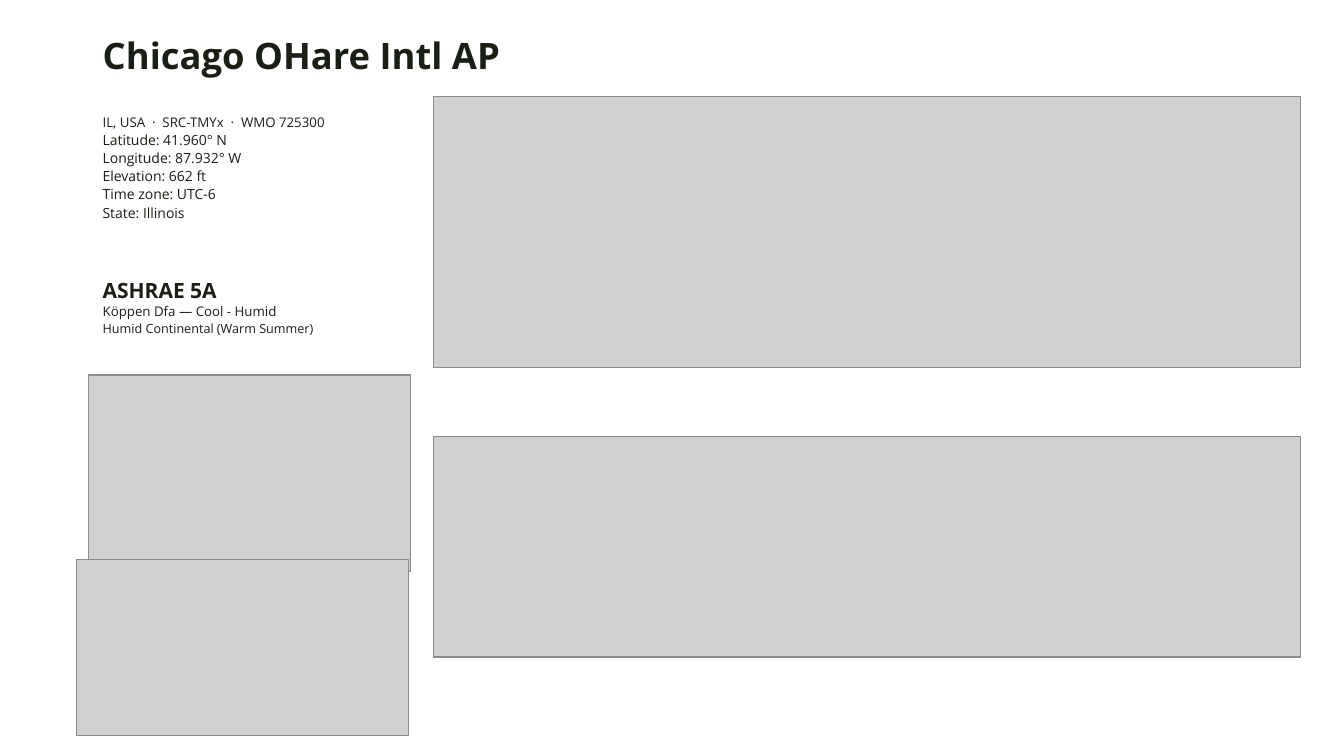
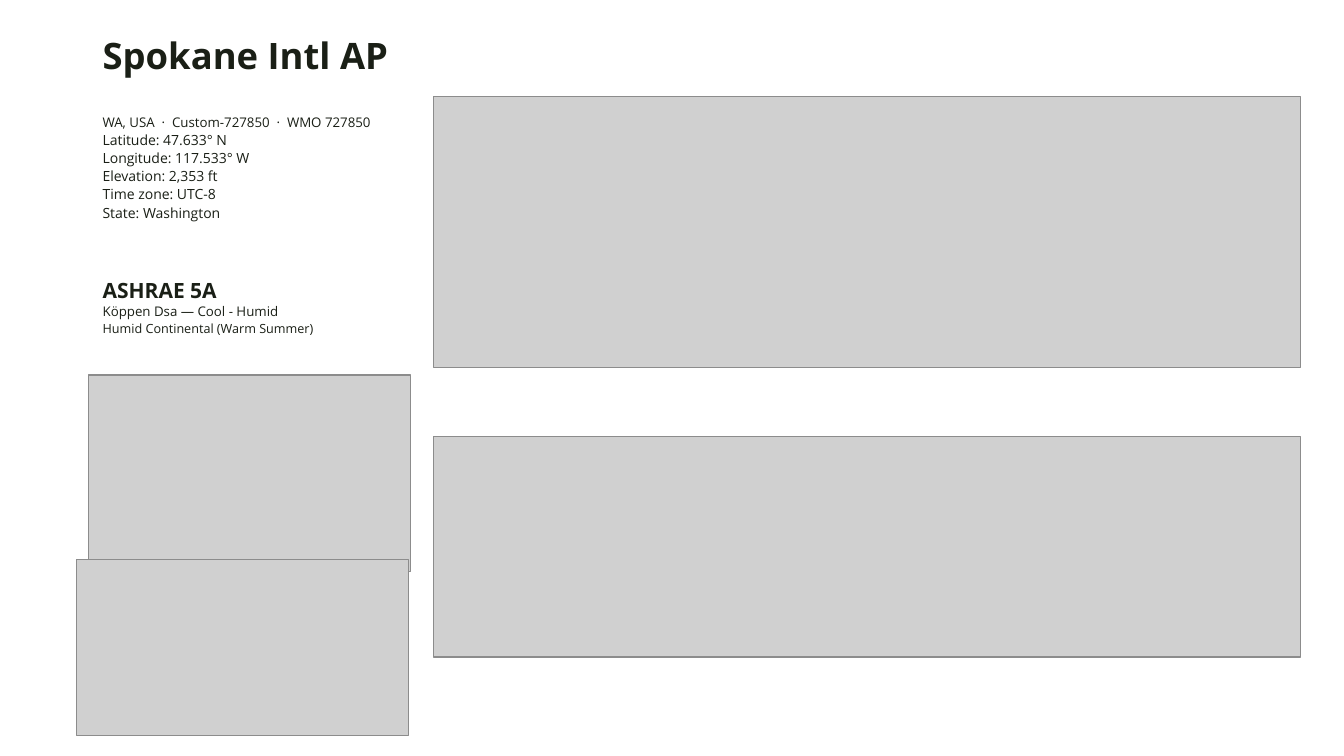
Before and after one commit to A2Efficiency/EXT-epwvis, a slide deck: slide 12 of out/climate-deck.pptx (slide 4 before the commit). Drawn at 1344x756 pixels with LibreOffice and Linux fonts; fonts in the diff are those of the drawing; grey boxes stand for pictures; background and template pictures are left out. Boxes give left, top, right and bottom in pixels: in the first picture for what was removed or moved away, otherwise in the second. Text is boxed around its words. In the diff, an @@ line names an element or a change of style, - is before the commit and + after.

```diff
--- a/out/climate-deck.pptx
+++ b/out/climate-deck.pptx
@@ text at [103, 41, 388, 78]: text changed @@
-Chicago OHare Intl AP
+Spokane Intl AP
@@ text at [103, 117, 371, 222]: text changed @@
-IL, USA · SRC-TMYx · WMO 725300
-Latitude: 41.960° N
-Longitude: 87.932° W
-Elevation: 662 ft
-Time zone: UTC-6
-State: Illinois
+WA, USA · Custom-727850 · WMO 727850
+Latitude: 47.633° N
+Longitude: 117.533° W
+Elevation: 2,353 ft
+Time zone: UTC-8
+State: Washington
@@ text at [103, 306, 278, 320]: text changed @@
-Köppen Dfa — Cool - Humid
+Köppen Dsa — Cool - Humid
```
Also in this commit, not shown: 6 other slides changed, 6 slides added, 19 other files.
